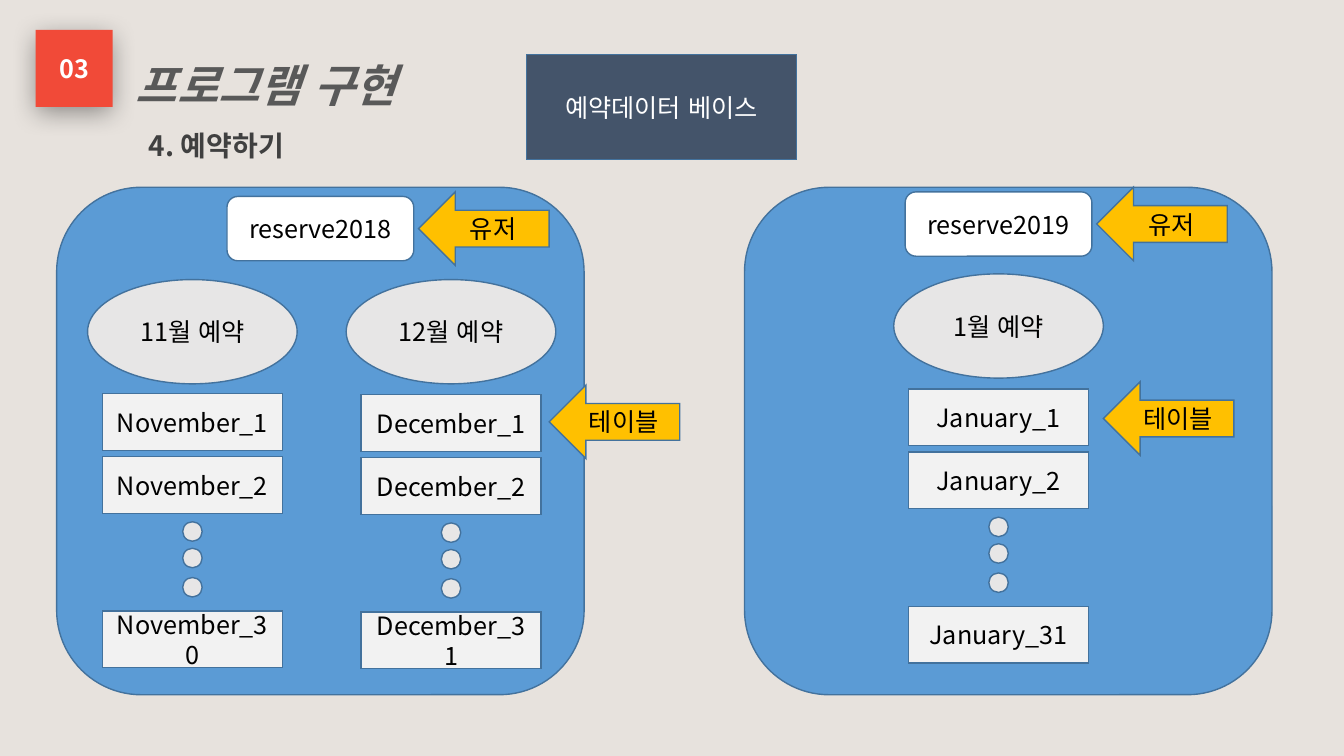
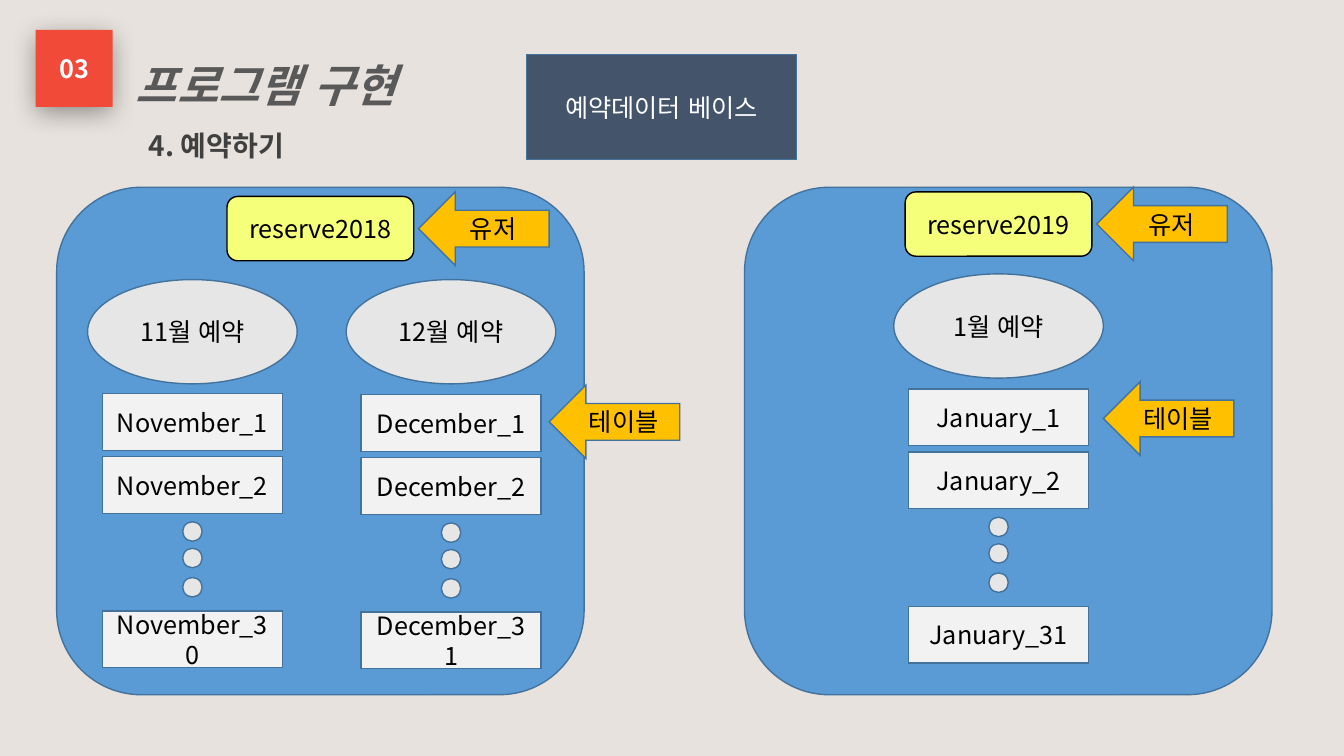
Before and after one commit to phoresis92/restaurant, a slide deck: slide 15 of 프로젝트 기획서/프로젝트 계획서.pptx (slide 12 before the commit). Drawn at 1344x756 pixels with LibreOffice and Linux fonts; fonts in the diff are those of the drawing. Boxes give left, top, right and bottom in pixels: in the first picture for what was removed or moved away, otherwise in the second. Text is boxed around its words. In the diff, an @@ line names an element or a change of style, - is before the commit and + after.

```diff
--- a/프로젝트 기획서/프로젝트 계획서.pptx
+++ b/프로젝트 기획서/프로젝트 계획서.pptx
@@ rounded rectangle "reserve2018" at (227, 197, 413, 261): fill #FFFFFF to #F5FF79; outline #43739E 1 pt to #000000 1 pt @@
@@ rounded rectangle "reserve2019" at (905, 192, 1092, 256): fill #FFFFFF to #F5FF79; outline #43739E 1 pt to #000000 1 pt @@
```
Also in this commit, not shown: 12 other slides changed, 3 slides added, 11 other files.
